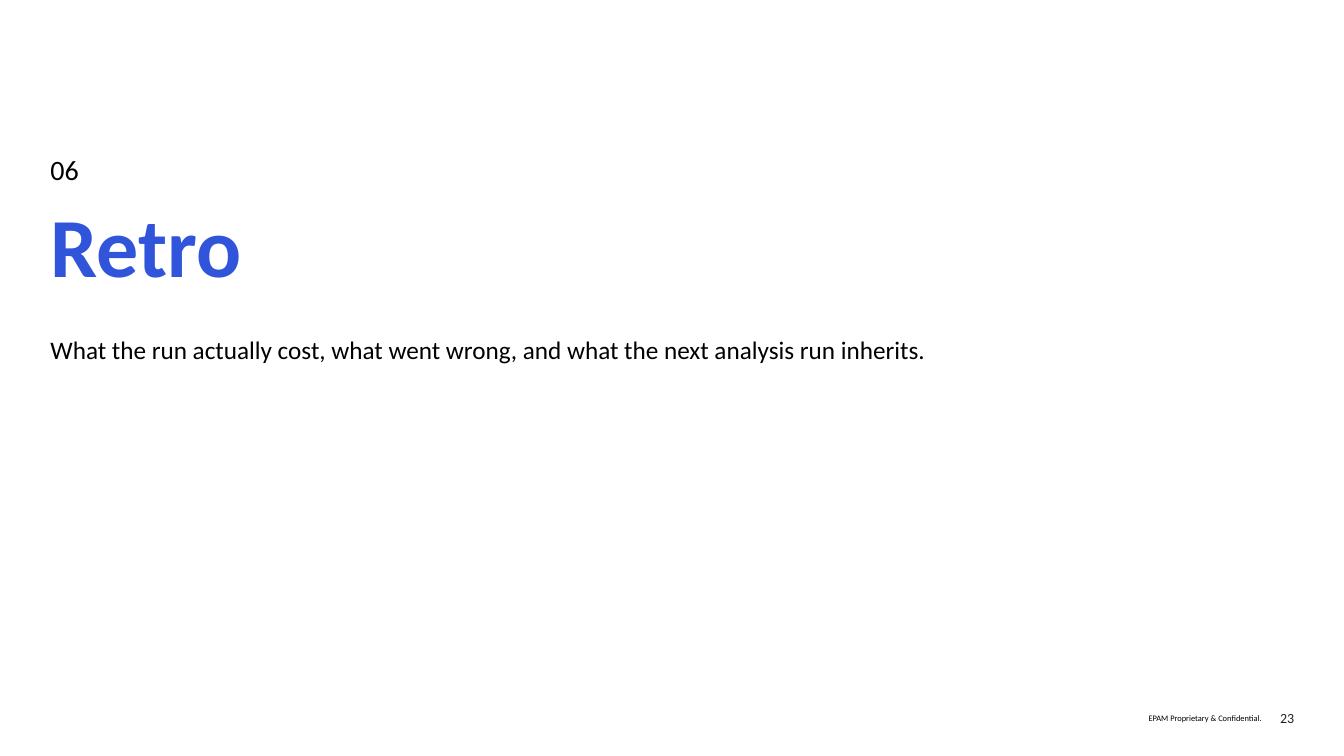
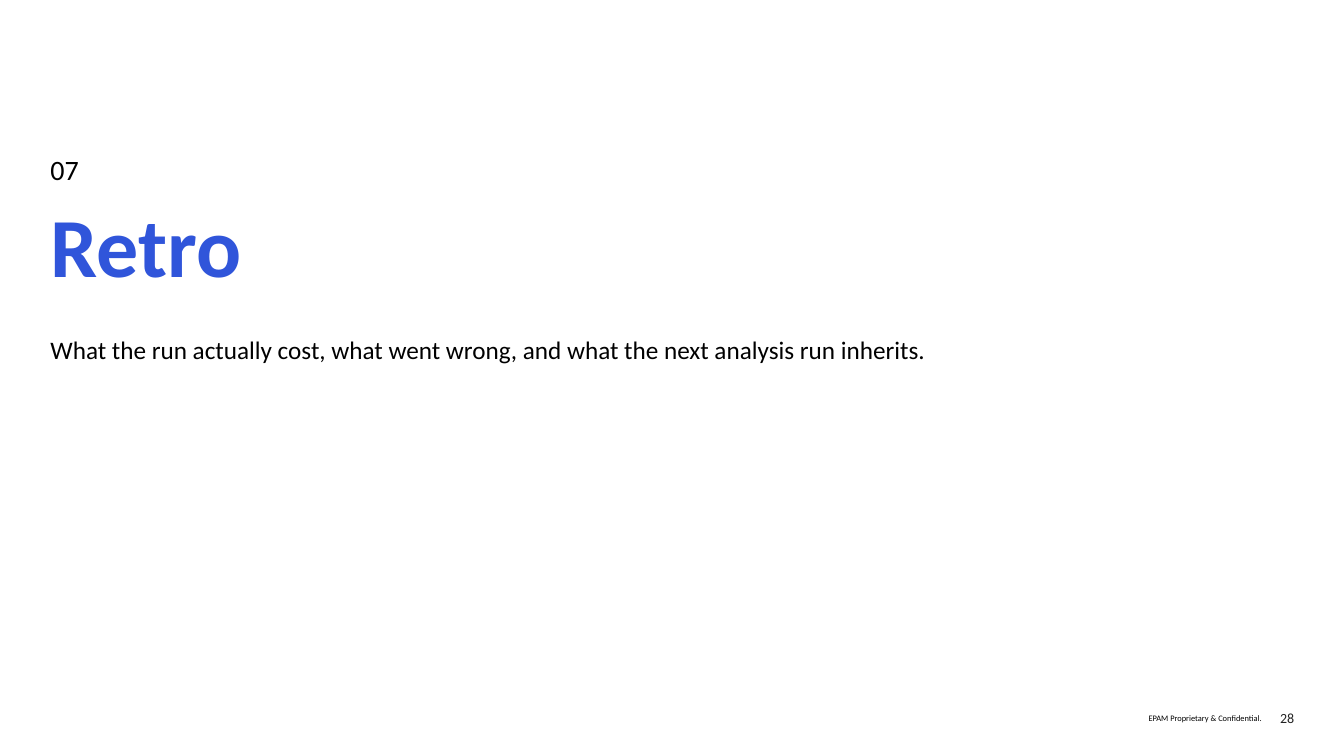
Before and after one commit to fr0ster/cloud-llm-hub, a slide deck: slide 28 of docs/tutorials/codebase-analysis/examples/report.simple-deck.pptx (slide 23 before the commit). Drawn at 1344x756 pixels with LibreOffice and Linux fonts; fonts in the diff are those of the drawing; background and template pictures are left out. Boxes give left, top, right and bottom in pixels: in the first picture for what was removed or moved away, otherwise in the second. Text is boxed around its words. In the diff, an @@ line names an element or a change of style, - is before the commit and + after.

```diff
--- a/docs/tutorials/codebase-analysis/examples/report.simple-deck.pptx
+++ b/docs/tutorials/codebase-analysis/examples/report.simple-deck.pptx
@@ text at <box>50,162,78,180</box>: text changed @@
-06
+07
@@ page number at <box>1280,713,1294,723</box>: text changed @@
-23
+28
```
Also in this commit, not shown: 6 other slides changed, 5 slides added, 15 other files.
